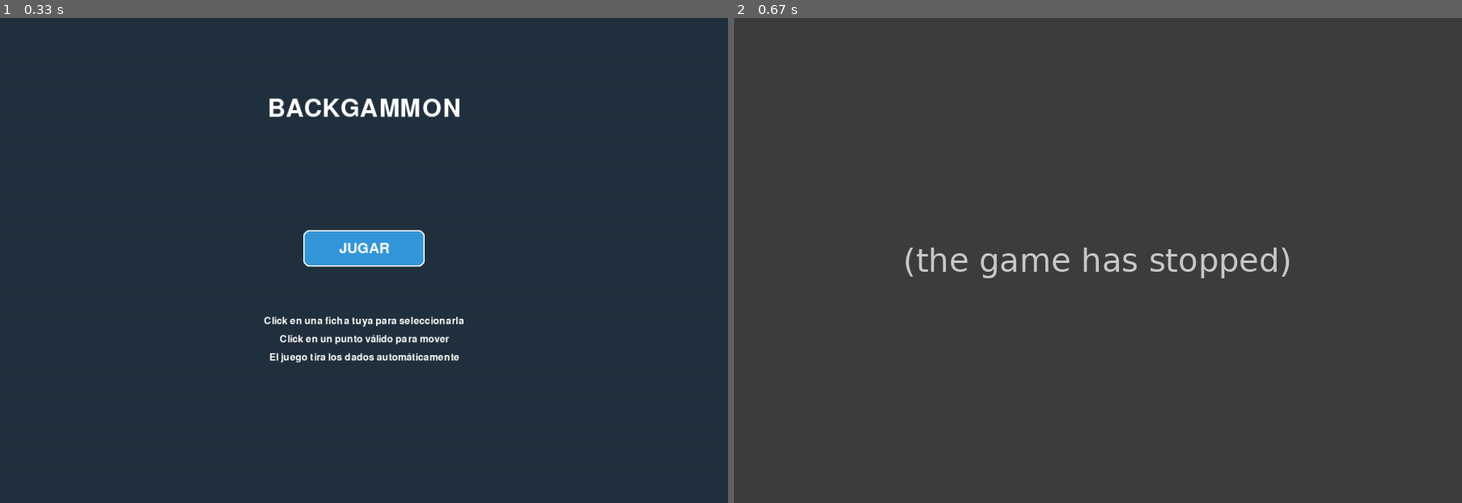
Above: before the commit, frames 1-2 (left to right).
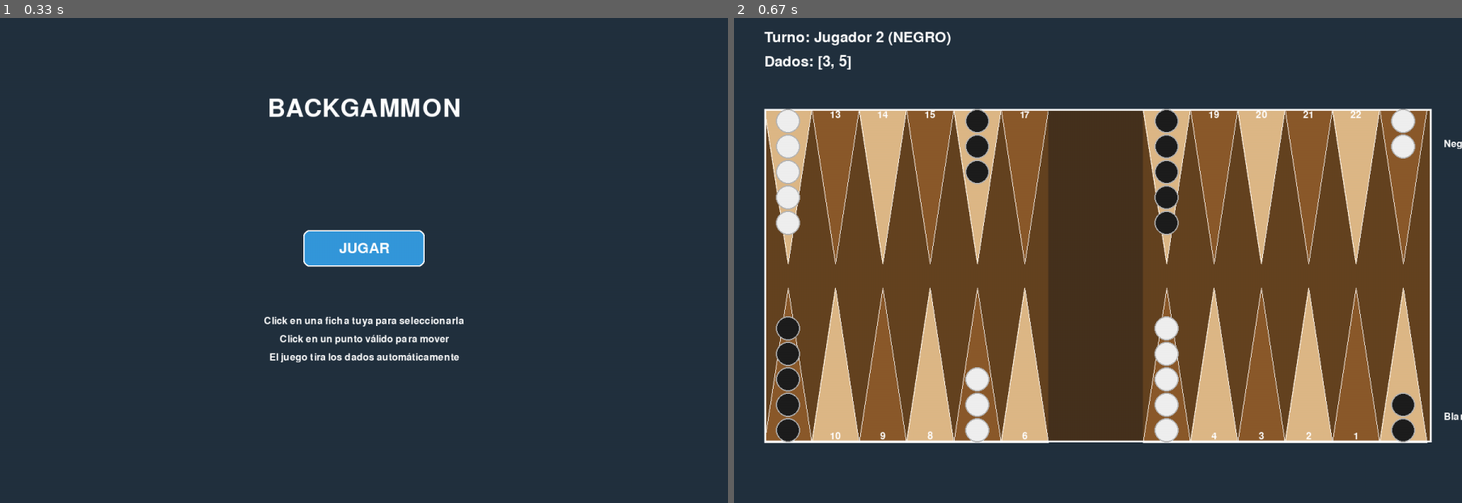
Above: after the commit, the same moments.

Repository: um-computacion/computacion-2025-backgammon-joaqfernandez
Game: pygame game, started from pygame_ui/pygame_ui.py
Same seed, same stepped clock (60 frames per second), same inputs: the game is played once before the commit and once after it.
Inputs (mouse positions are in pixels of both pictures, inside the frame that each line leads up to):
- Up to frame 1 (0.33 s): no input
- Up to frame 2 (0.67 s): click (1098, 260) at 0.38 s

Frame 1 is identical in both runs. In frame 2, 100% of the frame differs, in the area x 0-100%, y 0-100%.
Error before the commit: AttributeError: 'PygameUI' object has no attribute 'COLOR_PUNTO_CLARO' (pygame_ui.py line 134); the game stopped at 0.38 s (later frames are placeholders)

Commit message:
corrigo funciones para arreglar crasheos

Diff:
--- a/pygame_ui/pygame_ui.py
+++ b/pygame_ui/pygame_ui.py
@@ -8,34 +8,33 @@
 from juego import BackgammonGame
 
 class PygameUI:
-    # Colores
-    color_fondo = (34, 49, 63)
-    color_tablero = (101, 67, 33)
-    color_punto_claro = (222, 184, 135)
-    color_punto_oscuro = (139, 90, 43)
-    color_barra = (70, 50, 30)
-    color_ficha_blanca = (240, 240, 240)
-    color_ficha_negra = (30, 30, 30)
-    color_borde_ficha = (180, 180, 180)
-    color_seleccion = (255, 215, 0)
-    color_movimiento_posible = (100, 255, 100)
-    color_texto = (255, 255, 255)
-    color_boton = (52, 152, 219)
-    color_boton_hover = (41, 128, 185)
-    color_mensaje_error = (231, 76, 60)
-    color_mensaje_exito = (46, 204, 113)
-
-    # Dimensiones
-    ancho_ventana = 1200
-    alto_ventana = 800
-    marge = 50
-    radio_ficha = 20
-
     def __init__(self):
         pygame.init()
 
-        self.__ancho__ = self.ancho_ventana
-        self.__alto__ = self.alto_ventana
+        self.__color_fondo__ = (34, 49, 63)
+        self.__color_tablero__ = (101, 67, 33)
+        self.__color_punto_claro__ = (222, 184, 135)
+        self.__color_punto_oscuro__ = (139, 90, 43)
+        self.__color_barra__ = (70, 50, 30)
+        self.__color_ficha_blanca__ = (240, 240, 240)
+        self.__color_ficha_negra__ = (30, 30, 30)
+        self.__color_borde_ficha__ = (180, 180, 180)
+        self.__color_seleccion__ = (255, 215, 0)
+        self.__color_movimiento_posible__ = (100, 255, 100)
+        self.__color_texto__ = (255, 255, 255)
+        self.__color_boton__ = (52, 152, 219)
+        self.__color_boton_hover__ = (41, 128, 185)
+        self.__color_mensaje_error__ = (231, 76, 60)
+        self.__color_mensaje_exito__ = (46, 204, 113)
+
+        # Dimensiones
+        self.__ancho_ventana__ = 1200
+        self.__alto_ventana__ = 800
+        self.__marge__ = 50
+        self.__radio_ficha__ = 20
+
+        self.__ancho__ = self.__ancho_ventana__
+        self.__alto__ = self.__alto_ventana__
         self.__pantalla__ = pygame.display.set_mode((self.__ancho__, self.__alto__))
         pygame.display.set_caption("Backgammon")
 
@@ -59,23 +58,23 @@
         self.__calcular_dimensiones_tablero__()
 
     def __calcular_dimensiones_tablero__(self):
-        self.__tablero_x__ = self.marge
-        self.__tablero_y__ = self.marge + 100
-        self.__tablero_ancho__ = self.__ancho__ - 2 * self.marge
-        self.__tablero_alto__ = self.__alto__ - 2 * self.marge - 150
+        self.__tablero_x__ = self.__marge__
+        self.__tablero_y__ = self.__marge__ + 100
+        self.__tablero_ancho__ = self.__ancho__ - 2 * self.__marge__
+        self.__tablero_alto__ = self.__alto__ - 2 * self.__marge__ - 150
 
         # Ancho de cada punto (triángulo)
         self.__ancho_punto__ = self.__tablero_ancho__ // 14  # 12 puntos + 2 para la barra
         self.__alto_punto__ = self.__tablero_alto__ // 2 - 20
 
     def dibujar_fondo(self):
-        self.__pantalla__.fill(self.color_fondo)
+        self.__pantalla__.fill(self.__color_fondo__)
 
     def dibujar_tablero(self):
         # Fondo del tablero
         pygame.draw.rect(
             self.__pantalla__,
-            self.color_tablero,
+            self.__color_tablero__,
             (self.__tablero_x__, self.__tablero_y__,
              self.__tablero_ancho__, self.__tablero_alto__)
         )
@@ -88,7 +87,7 @@
         barra_x = self.__tablero_x__ + 6 * self.__ancho_punto__
         pygame.draw.rect(
             self.__pantalla__,
-            self.color_barra,
+            self.__color_barra__,
             (barra_x, self.__tablero_y__,
              2 * self.__ancho_punto__, self.__tablero_alto__)
         )
@@ -96,7 +95,7 @@
         # Dibujar bordes
         pygame.draw.rect(
             self.__pantalla__,
-            self.color_texto,
+            self.__color_texto__,
             (self.__tablero_x__, self.__tablero_y__,
              self.__tablero_ancho__, self.__tablero_alto__),
             3
@@ -131,16 +130,16 @@
             y_punta = y_base - self.__alto_punto__
 
         # Color alternado
-        color = self.COLOR_PUNTO_CLARO if numero_punto % 2 == 0 else self.COLOR_PUNTO_OSCURO
+        color = self.__color_punto_claro__ if numero_punto % 2 == 0 else self.__color_punto_oscuro__
 
         # Resaltar si está seleccionado
         if numero_punto == self.__punto_seleccionado__:
-            color = self.COLOR_SELECCION
+            color = self.__color_seleccion__
 
         # Resaltar si es movimiento posible
         if any(destino == numero_punto for _, destino, _ in self.__movimientos_posibles__):
             # Mezclar con color de movimiento posible
-            color = tuple((c + g) // 2 for c, g in zip(color, self.COLOR_MOVIMIENTO_POSIBLE))
+            color = tuple((c + g) // 2 for c, g in zip(color, self.__color_movimiento_posible__))
 
         # Dibujar triángulo
         puntos = [
@@ -149,10 +148,10 @@
             (x + self.__ancho_punto__, y_base)
         ]
         pygame.draw.polygon(self.__pantalla__, color, puntos)
-        pygame.draw.polygon(self.__pantalla__, self.COLOR_TEXTO, puntos, 1)
+        pygame.draw.polygon(self.__pantalla__, self.__color_texto__, puntos, 1)
 
         # Dibujar número del punto
-        texto = self.__fuente_pequeña__.render(str(numero_punto), True, self.COLOR_TEXTO)
+        texto = self.__fuente_pequeña__.render(str(numero_punto), True, self.__color_texto__)
         texto_rect = texto.get_rect(center=(x + self.__ancho_punto__ // 2, y_base + (10 if fila == 0 else -10)))
         self.__pantalla__.blit(texto, texto_rect)
 
@@ -194,24 +193,24 @@
             direccion = -1
 
         # Color de la ficha
-        color_ficha = self.color_ficha_blanca if color == "BLANCO" else self.color_ficha_negra
+        color_ficha = self.__color_ficha_blanca__ if color == "BLANCO" else self.__color_ficha_negra__
 
         # Dibujar fichas (máximo 5 visibles, luego mostrar número)
         fichas_visibles = min(cantidad, 5)
         for i in range(fichas_visibles):
-            y = y_inicio + direccion * i * (self.radio_ficha * 2 + 2)
-            pygame.draw.circle(self.__pantalla__, color_ficha, (x, y), self.radio_ficha)
-            pygame.draw.circle(self.__pantalla__, self.color_borde_ficha, (x, y), self.radio_ficha, 2)
+            y = y_inicio + direccion * i * (self.__radio_ficha__ * 2 + 2)
+            pygame.draw.circle(self.__pantalla__, color_ficha, (x, y), self.__radio_ficha__)
+            pygame.draw.circle(self.__pantalla__, self.__color_borde_ficha__, (x, y), self.__radio_ficha__, 2)
 
         # Si hay más de 5 fichas, mostrar el número
         if cantidad > 5:
-            y = y_inicio + direccion * 4 * (self.radio_ficha * 2 + 2)
-            texto = self.__fuente_pequeña__.render(str(cantidad), True, self.color_texto)
+            y = y_inicio + direccion * 4 * (self.__radio_ficha__ * 2 + 2)
+            texto = self.__fuente_pequeña__.render(str(cantidad), True, self.__color_texto__)
             texto_rect = texto.get_rect(center=(x, y))
 
             # Fondo para el número
-            pygame.draw.circle(self.__pantalla__, color_ficha, (x, y), self.radio_ficha)
-            pygame.draw.circle(self.__pantalla__, self.color_borde_ficha, (x, y), self.radio_ficha, 2)
+            pygame.draw.circle(self.__pantalla__, color_ficha, (x, y), self.__radio_ficha__)
+            pygame.draw.circle(self.__pantalla__, self.__color_borde_ficha__, (x, y), self.__radio_ficha__, 2)
             self.__pantalla__.blit(texto, texto_rect)
 
     def __dibujar_fichas_barra__(self):
@@ -225,12 +224,12 @@
         if fichas_blanco > 0:
             y_base = self.__tablero_y__ + self.__tablero_alto__ // 2 + 50
             for i in range(min(fichas_blanco, 5)):
-                y = y_base + i * (self.radio_ficha * 2 + 2)
-                pygame.draw.circle(self.__pantalla__, self.color_ficha_blanca, (barra_x, y), self.radio_ficha)
-                pygame.draw.circle(self.__pantalla__, self.color_borde_ficha, (barra_x, y), self.radio_ficha, 2)
+                y = y_base + i * (self.__radio_ficha__ * 2 + 2)
+                pygame.draw.circle(self.__pantalla__, self.__color_ficha_blanca__, (barra_x, y), self.__radio_ficha__)
+                pygame.draw.circle(self.__pantalla__, self.__color_borde_ficha__, (barra_x, y), self.__radio_ficha__, 2)
 
             if fichas_blanco > 5:
-                texto = self.__fuente_pequeña__.render(str(fichas_blanco), True, self.color_texto)
+                texto = self.__fuente_pequeña__.render(str(fichas_blanco), True, self.__color_texto__)
                 self.__pantalla__.blit(texto, (barra_x - 10, y_base - 30))
 
         # Fichas negras en la barra
@@ -238,12 +237,12 @@
         if fichas_negro > 0:
             y_base = self.__tablero_y__ + self.__tablero_alto__ // 2 - 50
             for i in range(min(fichas_negro, 5)):
-                y = y_base - i * (self.radio_ficha * 2 + 2)
-                pygame.draw.circle(self.__pantalla__, self.color_ficha_negra, (barra_x, y), self.radio_ficha)
-                pygame.draw.circle(self.__pantalla__, self.color_borde_ficha, (barra_x, y), self.radio_ficha, 2)
+                y = y_base - i * (self.__radio_ficha__ * 2 + 2)
+                pygame.draw.circle(self.__pantalla__, self.__color_ficha_negra__, (barra_x, y), self.__radio_ficha__)
+                pygame.draw.circle(self.__pantalla__, self.__color_borde_ficha__, (barra_x, y), self.__radio_ficha__, 2)
 
             if fichas_negro > 5:
-                texto = self.__fuente_pequeña__.render(str(fichas_negro), True, self.color_texto)
+                texto = self.__fuente_pequeña__.render(str(fichas_negro), True, self.__color_texto__)
                 self.__pantalla__.blit(texto, (barra_x - 10, y_base + 30))
 
     def __dibujar_fichas_fuera__(self):
@@ -255,12 +254,12 @@
 
         # Fichas blancas fuera
         fichas_blanco = self.__juego__.tablero.fichas_fuera("BLANCO")
-        texto = self.__fuente_pequeña__.render(f"Blanco fuera: {fichas_blanco}", True, self.color_texto)
+        texto = self.__fuente_pequeña__.render(f"Blanco fuera: {fichas_blanco}", True, self.__color_texto__)
         self.__pantalla__.blit(texto, (fuera_x, self.__tablero_y__ + self.__tablero_alto__ - 50))
 
         # Fichas negras fuera
         fichas_negro = self.__juego__.tablero.fichas_fuera("NEGRO")
-        texto = self.__fuente_pequeña__.render(f"Negro fuera: {fichas_negro}", True, self.color_texto)
+        texto = self.__fuente_pequeña__.render(f"Negro fuera: {fichas_negro}", True, self.__color_texto__)
         self.__pantalla__.blit(texto, (fuera_x, self.__tablero_y__ + 50))
 
     def dibujar_info_turno(self):
@@ -271,24 +270,24 @@
 
         # Nombre del jugador y color
         texto = f"Turno: {estado['turno']} ({estado['color_turno']})"
-        superficie_texto = self.__fuente_texto__.render(texto, True, self.color_texto)
-        self.__pantalla__.blit(superficie_texto, (self.marge, 20))
+        superficie_texto = self.__fuente_texto__.render(texto, True, self.__color_texto__)
+        self.__pantalla__.blit(superficie_texto, (self.__marge__, 20))
 
         # Dados disponibles
         if estado['dados_disponibles']:
             dados_texto = f"Dados: {estado['dados_disponibles']}"
-            superficie_dados = self.__fuente_texto__.render(dados_texto, True, self.color_texto)
-            self.__pantalla__.blit(superficie_dados, (self.marge, 60))
+            superficie_dados = self.__fuente_texto__.render(dados_texto, True, self.__color_texto__)
+            self.__pantalla__.blit(superficie_dados, (self.__marge__, 60))
 
     def dibujar_mensaje(self):
         if self.__mensaje__ and pygame.time.get_ticks() - self.__tiempo_mensaje__ < 3000:
-            color = self.color_mensaje_exito if "✓" in self.__mensaje__ else self.color_mensaje_error
+            color = self.__color_mensaje_exito__ if "✓" in self.__mensaje__ else self.__color_mensaje_error__
             superficie = self.__fuente_texto__.render(self.__mensaje__, True, color)
             rect = superficie.get_rect(center=(self.__ancho__ // 2, self.__alto__ - 50))
 
             # Fondo semi-transparente
             fondo = pygame.Surface((rect.width + 20, rect.height + 10))
-            fondo.fill(self.color_fondo)
+            fondo.fill(self.__color_fondo__)
             fondo.set_alpha(200)
             self.__pantalla__.blit(fondo, (rect.x - 10, rect.y - 5))
 
@@ -328,10 +327,12 @@
         return numero_punto if 0 <= numero_punto < 24 else -1
 
     def manejar_click(self, pos: tuple):
+
         if not self.__juego__ or self.__estado__ != "juego":
             return
 
         punto_clickeado = self.obtener_punto_desde_posicion(pos)
+        print(f"Click en punto: {punto_clickeado}")
 
         if punto_clickeado == -1:
             # Click fuera del tablero, deseleccionar
@@ -344,13 +345,17 @@
             color_actual = self.__juego__.turno_actual.color
             punto = self.__juego__.tablero.obtener_puntos()[punto_clickeado]
 
+            print(f"Color actual: {color_actual}")  # DEBUG
+            print(f"Punto info: {punto}")  # DEBUG
+
             if punto["color"] == color_actual and punto["cantidad"] > 0:
                 self.__punto_seleccionado__ = punto_clickeado
-                # Obtener movimientos posibles desde este punto
                 todos_movimientos = self.__juego__.obtener_movimientos_legales()
+                print(f"Movimientos legales TODOS: {todos_movimientos}")  # DEBUG
                 self.__movimientos_posibles__ = [
                     m for m in todos_movimientos if m[0] == punto_clickeado
                 ]
+                print(f"Movimientos desde {punto_clickeado}: {self.__movimientos_posibles__}")  # DEBUG
                 self.mostrar_mensaje(f"Punto {punto_clickeado} seleccionado")
         else:
             # Ya hay un punto seleccionado, intentar mover
@@ -396,13 +401,13 @@
                         m for m in todos_movimientos if m[0] == punto_clickeado
                     ]
                 else:
-                    self.mostrar_mensaje("✗ Movimiento inválido")
+                    self.mostrar_mensaje("Movimiento inválido")
 
     def dibujar_menu(self):
         self.dibujar_fondo()
 
         # Título
-        titulo = self.__fuente_titulo__.render("BACKGAMMON", True, self.color_texto)
+        titulo = self.__fuente_titulo__.render("BACKGAMMON", True, self.__color_texto__)
         titulo_rect = titulo.get_rect(center=(self.__ancho__ // 2, 150))
         self.__pantalla__.blit(titulo, titulo_rect)
 
@@ -415,12 +420,12 @@
 
         # Verificar hover
         mouse_pos = pygame.mouse.get_pos()
-        color_boton = self.color_boton_hover if boton_rect.collidepoint(mouse_pos) else self.color_boton
-
-        pygame.draw.rect(self.__pantalla__, color_boton, boton_rect, border_radius=10)
-        pygame.draw.rect(self.__pantalla__, self.color_texto, boton_rect, 2, border_radius=10)
-
-        texto_boton = self.__fuente_texto__.render("JUGAR", True, self.color_texto)
+        __color_boton__ = self.__color_boton_hover__ if boton_rect.collidepoint(mouse_pos) else self.__color_boton__
+
+        pygame.draw.rect(self.__pantalla__, __color_boton__, boton_rect, border_radius=10)
+        pygame.draw.rect(self.__pantalla__, self.__color_texto__, boton_rect, 2, border_radius=10)
+
+        texto_boton = self.__fuente_texto__.render("JUGAR", True, self.__color_texto__)
         texto_rect = texto_boton.get_rect(center=boton_rect.center)
         self.__pantalla__.blit(texto_boton, texto_rect)
 
@@ -433,7 +438,7 @@
 
         y = self.__alto__ // 2 + 100
         for texto in instrucciones:
-            superficie = self.__fuente_pequeña__.render(texto, True, self.color_texto)
+            superficie = self.__fuente_pequeña__.render(texto, True, self.__color_texto__)
             rect = superficie.get_rect(center=(self.__ancho__ // 2, y))
             self.__pantalla__.blit(superficie, rect)
             y += 30
@@ -447,14 +452,14 @@
 
         # Overlay semi-transparente
         overlay = pygame.Surface((self.__ancho__, self.__alto__))
-        overlay.fill(self.color_fondo)
+        overlay.fill(self.__color_fondo__)
         overlay.set_alpha(200)
         self.__pantalla__.blit(overlay, (0, 0))
 
         # Mensaje de victoria
         if self.__juego__ and self.__juego__.ganador:
             texto_victoria = f"¡{self.__juego__.ganador.nombre} ha ganado!"
-            superficie = self.__fuente_titulo__.render(texto_victoria, True, self.color_mensaje_exito)
+            superficie = self.__fuente_titulo__.render(texto_victoria, True, self.__color_mensaje_exito__)
             rect = superficie.get_rect(center=(self.__ancho__ // 2, self.__alto__ // 2 - 50))
             self.__pantalla__.blit(superficie, rect)
 
@@ -466,12 +471,12 @@
         )
 
         mouse_pos = pygame.mouse.get_pos()
-        color_boton = self.color_boton_hover if boton_rect.collidepoint(mouse_pos) else self.color_boton
-
-        pygame.draw.rect(self.__pantalla__, color_boton, boton_rect, border_radius=10)
-        pygame.draw.rect(self.__pantalla__, self.color_texto, boton_rect, 2, border_radius=10)
-
-        texto_boton = self.__fuente_texto__.render("MENÚ", True, self.color_texto)
+        __color_boton__ = self.__color_boton_hover__ if boton_rect.collidepoint(mouse_pos) else self.__color_boton__
+
+        pygame.draw.rect(self.__pantalla__, __color_boton__.boton_rect, border_radius=10)
+        pygame.draw.rect(self.__pantalla__, self.__color_texto__, boton_rect, 2, border_radius=10)
+
+        texto_boton = self.__fuente_texto__.render("MENÚ", True, self.__color_texto__)
         texto_rect = texto_boton.get_rect(center=boton_rect.center)
         self.__pantalla__.blit(texto_boton, texto_rect)
 
